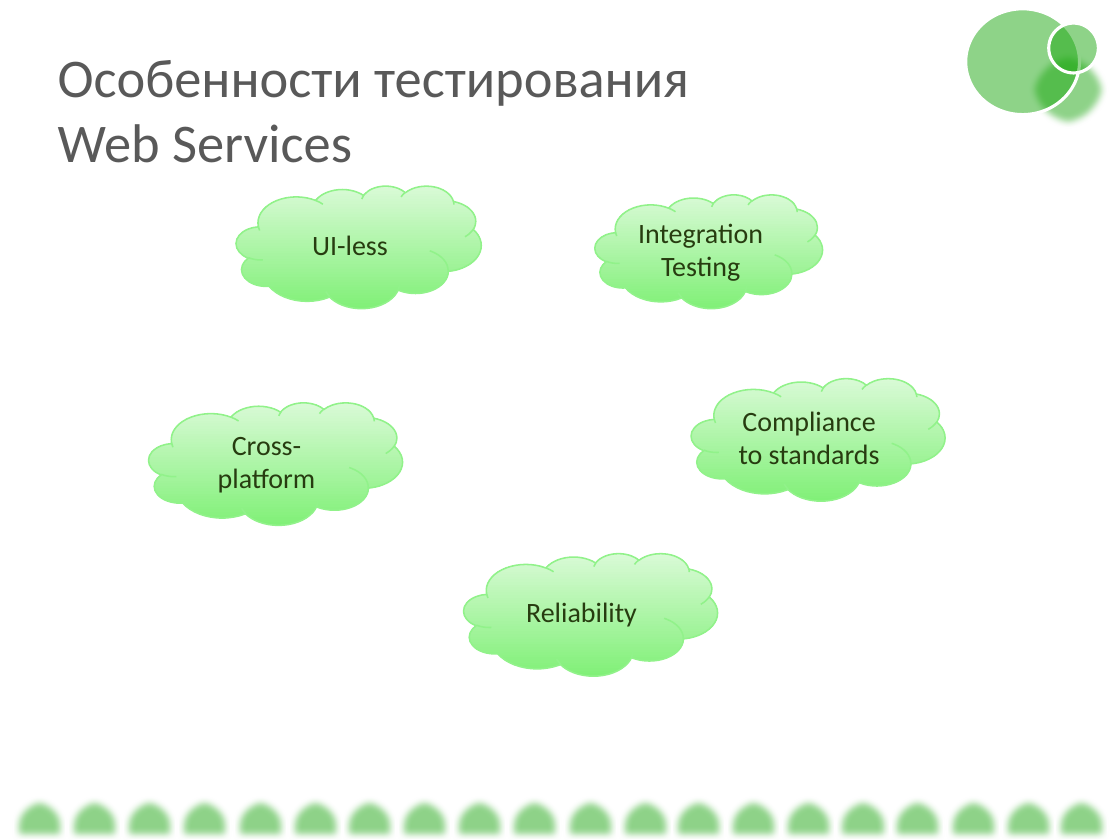
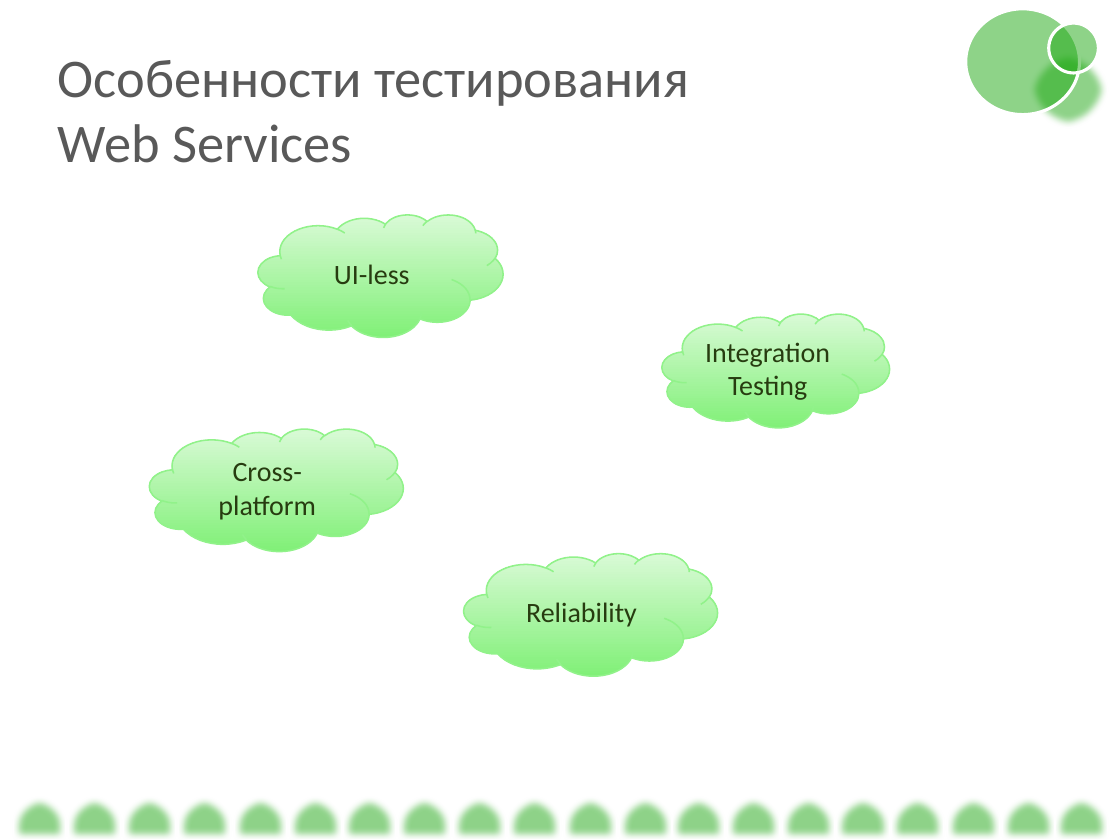
Before and after one commit to BigRacer/swtesting, a slide deck: slide 10 of 8.Web Services/Testing Web Services.pptx (slide 12 before the commit). Drawn at 1120x840 pixels with LibreOffice and Linux fonts; fonts in the diff are those of the drawing. Boxes give left, top, right and bottom in pixels: in the first picture for what was removed or moved away, otherwise in the second. Text is boxed around its words. In the diff, an @@ line names an element or a change of style, - is before the commit and + after.

```diff
--- a/8.Web Services/Testing Web Services.pptx
+++ b/8.Web Services/Testing Web Services.pptx
@@ cloud "UI-less": place and size @@
-cloud "UI-less" at [236,186,482,308]
+cloud "UI-less" at [258,215,503,337]
@@ cloud "Integration Testing": place and size @@
-cloud "Integration Testing" at [595,195,822,309]
+cloud "Integration Testing" at [662,314,889,428]
@@ cloud removed at [691,379,945,501] @@
-Compliance to standards
@@ cloud "Cross-platform": place and size @@
-cloud "Cross-platform" at [149,402,403,524]
+cloud "Cross-platform" at [149,429,403,551]
```
Also in this commit, not shown: 10 other slides changed, 7 slides added, 4 slides removed, 3 other files.
